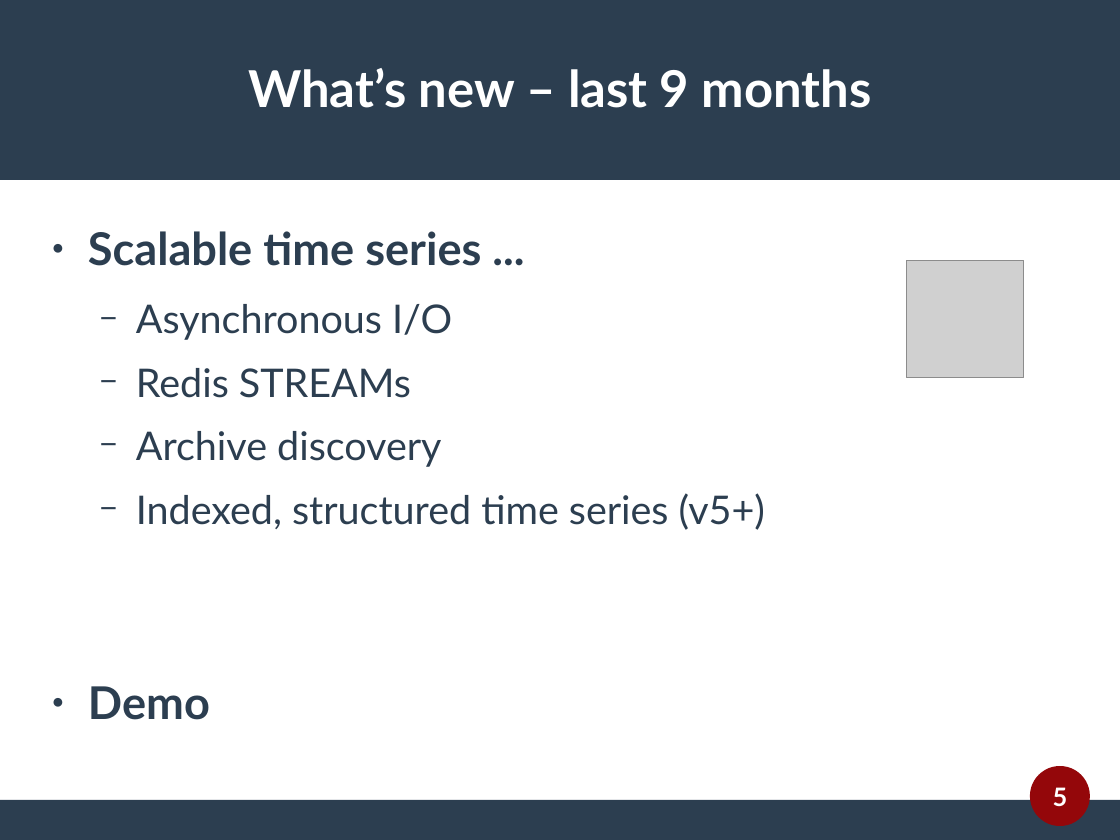
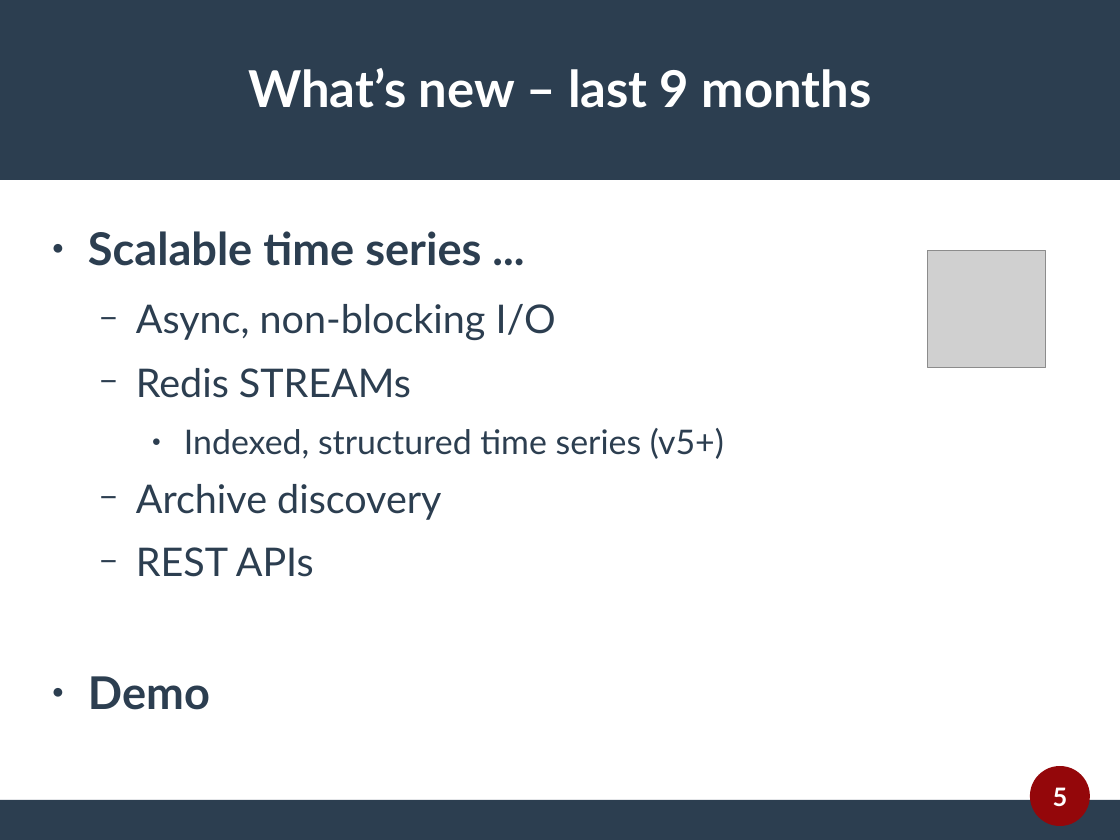
Before and after one commit to sanjulamadurapperuma/performancecopilot.github.io, a slide deck: slide 5 of papers/whats-new-mel.odp. Drawn at 1120x840 pixels with LibreOffice and Linux fonts; fonts in the diff are those of the drawing; grey boxes stand for pictures. Boxes give left, top, right and bottom in pixels: in the first picture for what was removed or moved away, otherwise in the second. Text is boxed around its words. In the diff, an @@ line names an element or a change of style, - is before the commit and + after.

```diff
--- a/papers/whats-new-mel.odp
+++ b/papers/whats-new-mel.odp
@@ picture: place and size @@
-picture at <box>907,260,1024,378</box>
+picture at <box>928,250,1046,368</box>
@@ text at <box>136,304,556,340</box>: text changed @@
-  − Asynchronous I/O
+  − Async, non-blocking I/O
@@ text at <box>184,428,724,459</box>: paragraph added @@
+    ● Indexed, structured time series (v5+)
@@ text at <box>136,547,314,577</box>: text changed @@
-  − Indexed, structured time series (v5+)
+  − REST APIs
```
Also in this commit, not shown: 7 other slides changed, 1 slide added, 1 slide removed, 17 other files.
